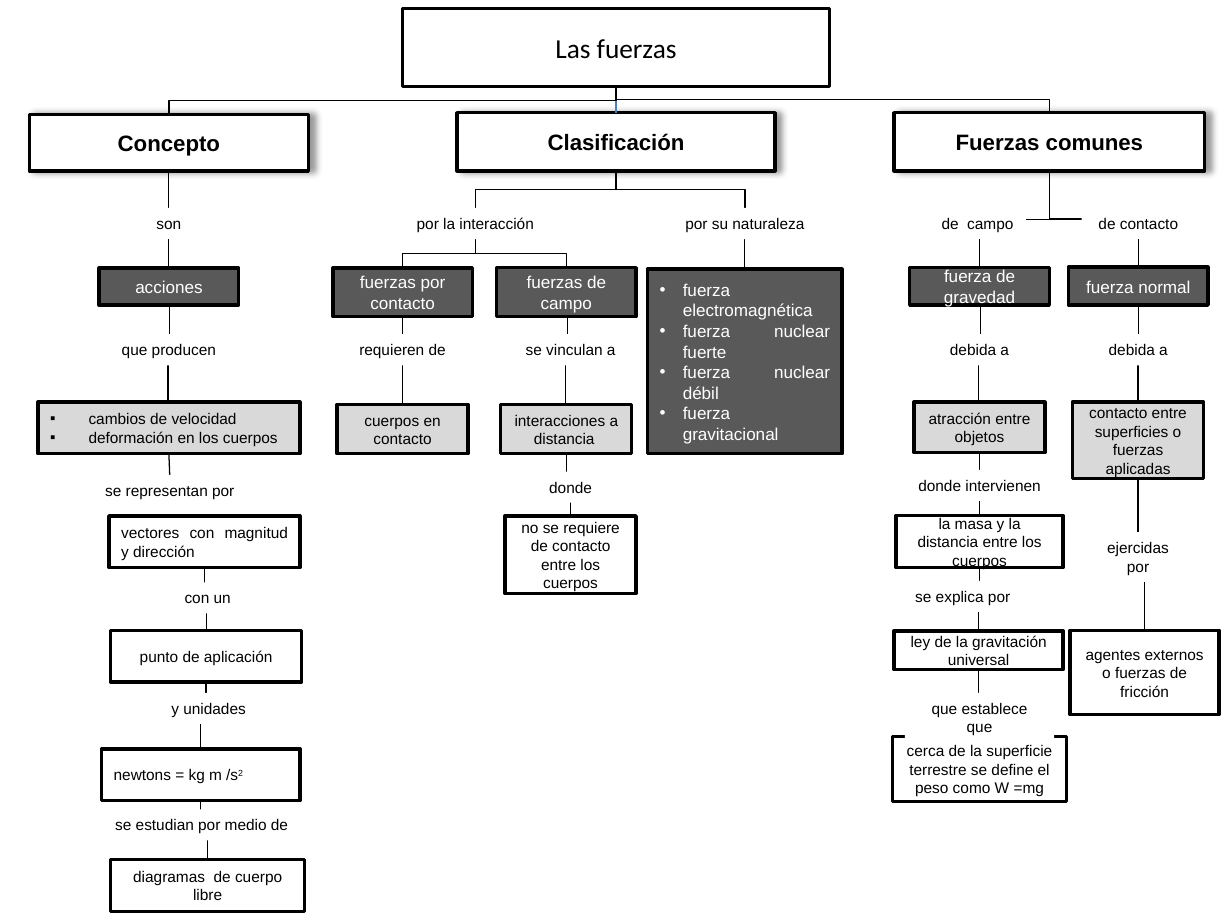
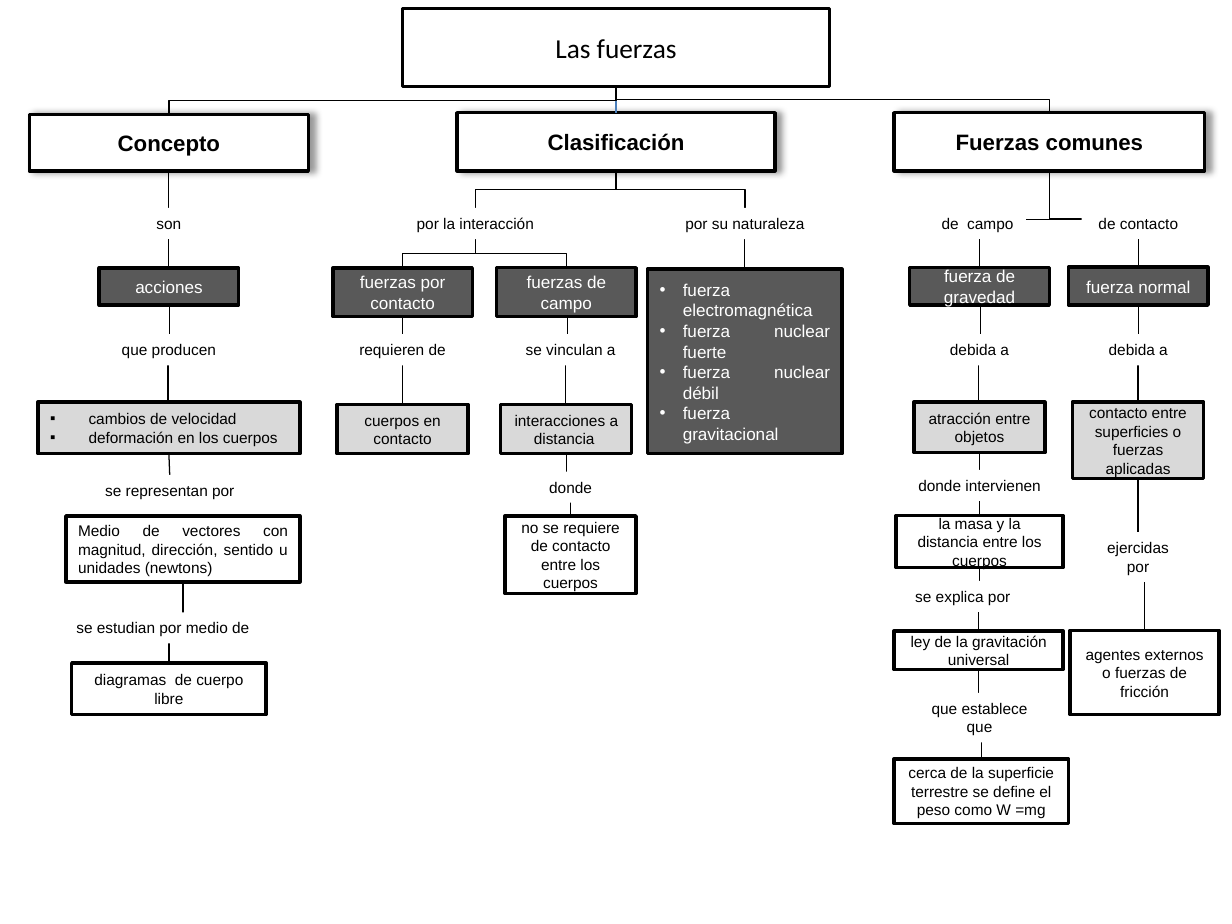
Before and after one commit to AulaPlanetaColombia/CienciasNaturales, a slide deck: slide 1 of fuentes/contenidos/grado10/guion04/CN_10_04_CO.pptx. Drawn at 1232x924 pixels with LibreOffice and Linux fonts; fonts in the diff are those of the drawing. Boxes give left, top, right and bottom in pixels: in the first picture for what was removed or moved away, otherwise in the second. Text is boxed around its words. In the diff, an @@ line names an element or a change of style, - is before the commit and + after.

```diff
--- a/fuentes/contenidos/grado10/guion04/CN_10_04_CO.pptx
+++ b/fuentes/contenidos/grado10/guion04/CN_10_04_CO.pptx
@@ rectangle "Medio de vectores con magnitud, ...": place and size @@
-rectangle "Medio de vectores con magnitud, ..." at <box>108,516,299,568</box>
+rectangle "Medio de vectores con magnitud, ..." at <box>67,516,301,583</box>
@@ text in rectangle at <box>78,524,288,576</box>: text changed @@
-vectores con magnitud y dirección
+Medio de vectores con magnitud, dirección, sentido u unidades (newtons)
@@ elbow line removed from (205, 568) to (206, 631) @@
@@ elbow line moved from (201, 801) - (208, 860) to (182, 582) - (169, 663) @@
@@ text removed at <box>185,594,231,603</box> @@
-con un
@@ text "se estudian por medio de": place and size @@
-text "se estudian por medio de" at <box>115,818,288,834</box>
+text "se estudian por medio de" at <box>76,621,249,636</box>
@@ rectangle removed at <box>111,631,302,683</box> @@
-punto de aplicación
@@ rectangle "diagramas de cuerpo libre": place and size @@
-rectangle "diagramas de cuerpo libre" at <box>111,860,306,912</box>
+rectangle "diagramas de cuerpo libre" at <box>71,663,266,715</box>
@@ elbow line removed from (206, 683) to (201, 749) @@
@@ elbow line moved from (978, 670) - (979, 737) to (978, 670) - (981, 759) @@
@@ text removed at <box>171,702,245,717</box> @@
-y unidades
@@ rectangle removed at <box>101,749,299,801</box> @@
-newtons = kg m /s2
@@ rectangle "cerca de la superficie terrestre ...": place and size @@
-rectangle "cerca de la superficie terrestre ..." at <box>892,737,1067,802</box>
+rectangle "cerca de la superficie terrestre ..." at <box>894,759,1069,824</box>
```
Also in this commit, not shown: 1 other file.
